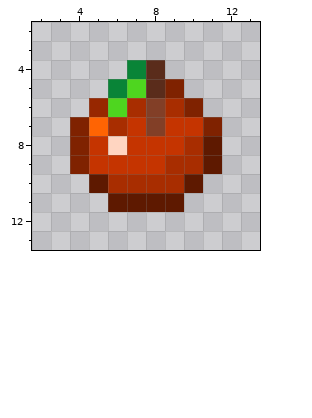
Two versions of one pixel-art sprite, mod_source/textures/items/foods/tangerine.png. Above, as it was before the edit.
The file is 16x16 pixels. Shown: x 2..13, y 2..13.
The same view after the edit:
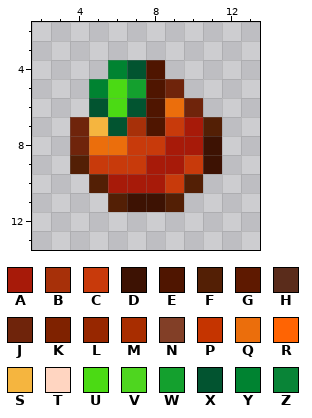
Palette (. is transparent): A #a71a09  B #a73009  C #c83a0b  D #3d1203  E #4f1500  F #531f05  G #5e1900  H #5a2c1b  J #6f240b  K #7f2200  L #972700  M #a82d00  N #823f27  P #c53400  Q #eb6e0c  R #ff6403  S #f5b53f  T #ffd5c1  U #4bda14  V #4ed61f  W #14a02e  X #025430  Y #008331  Z #098437
The exact change:
@@ x 2..13 @@
  3 ............
- 4 .....ZH.....
- 5 ....ZVHK....
- 6 ...LVMNMK...
- 7 ..KRMPNPPK..
- 8 ..KPTPPPMG..
- 9 ..KPPPPMMG..
-10 ...GMMMMG...
-11 ....GGGG....
+ 4 ....YXE.....
+ 5 ...YUWEJ....
+ 6 ...XUXEQJ...
+ 7 ..JSXBECAF..
+ 8 ..JQQCCAAD..
+ 9 ..FCCCAACD..
+10 ...FAAACF...
+11 ....FDDF....
 12 ............
